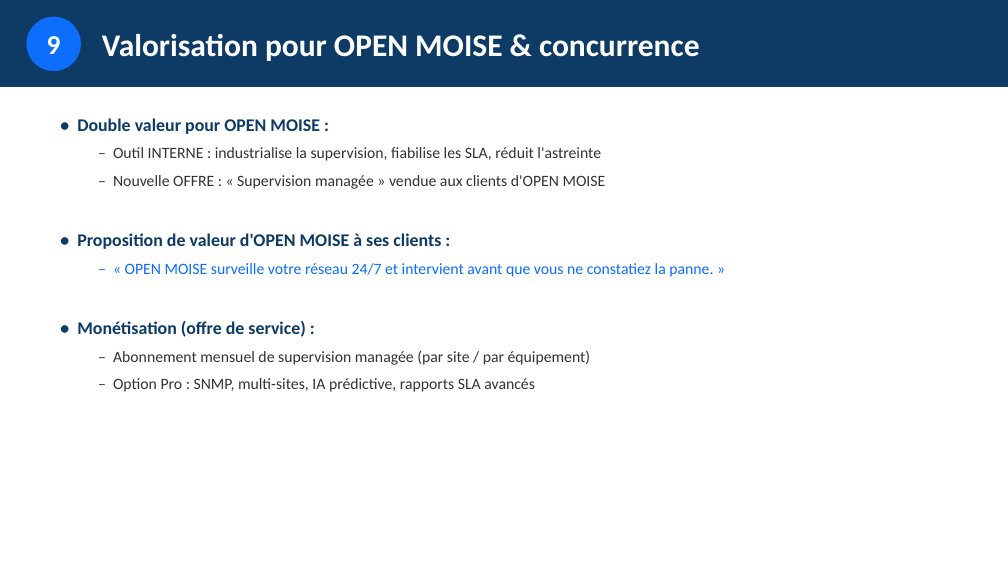
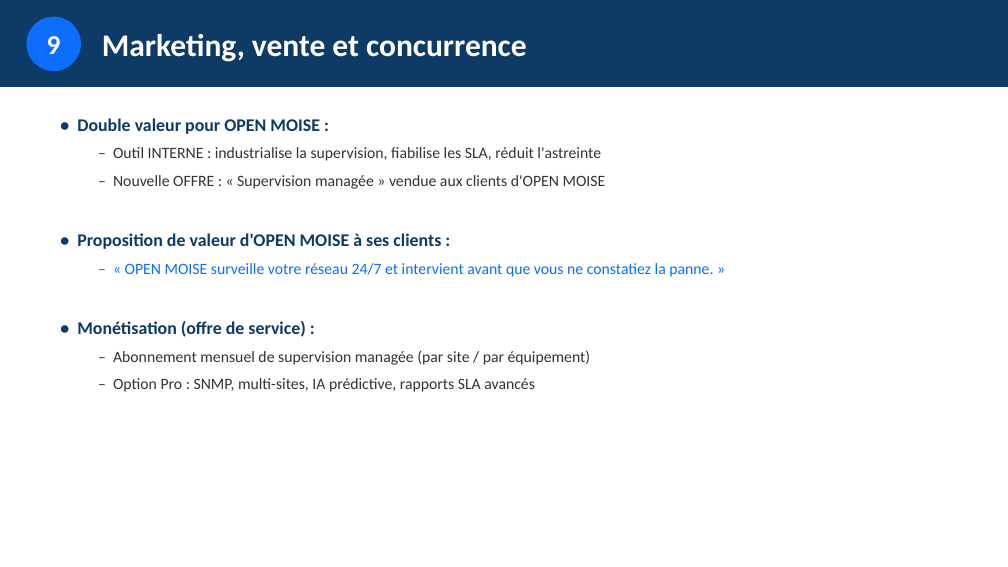
Before and after one commit to esperanceykouassi-bit/Supervision-reseau, a slide deck: slide 20 of soutenance/presentation-projet.pptx. Drawn at 1008x567 pixels with LibreOffice and Linux fonts; fonts in the diff are those of the drawing. Boxes give left, top, right and bottom in pixels: in the first picture for what was removed or moved away, otherwise in the second. Text is boxed around its words. In the diff, an @@ line names an element or a change of style, - is before the commit and + after.

```diff
--- a/soutenance/presentation-projet.pptx
+++ b/soutenance/presentation-projet.pptx
@@ text at [102, 34, 527, 62]: text changed @@
-Valorisation pour OPEN MOISE & concurrence
+Marketing, vente et concurrence
```
Also in this commit, not shown: 4 other slides changed, 2 other files.
